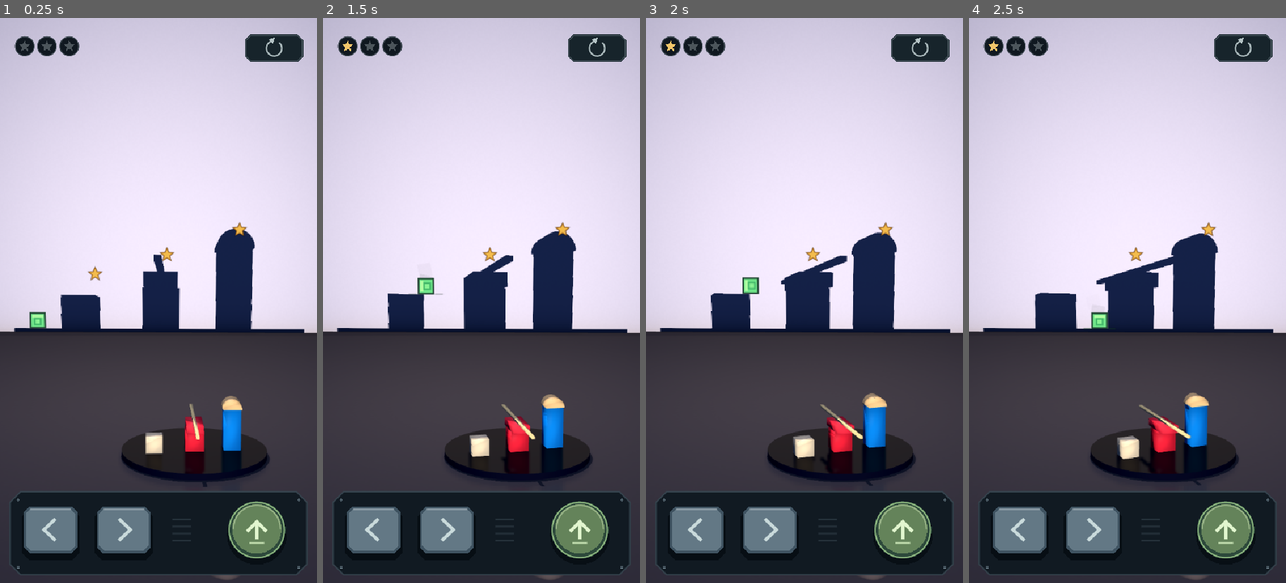
Above: before the commit, frames 1-4 (left to right).
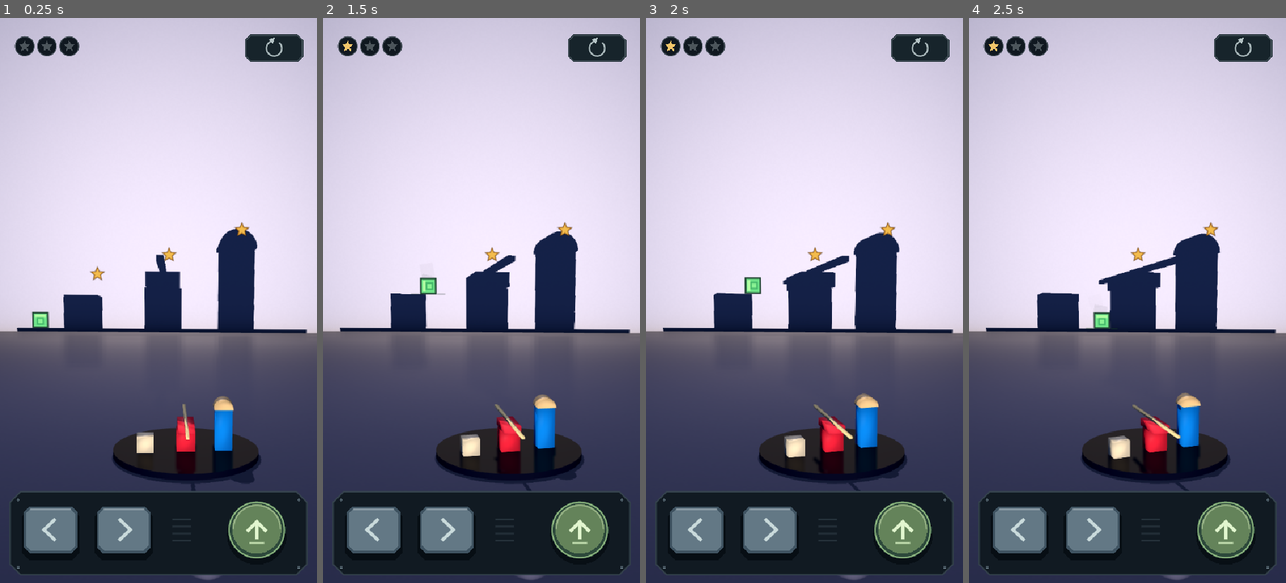
Above: after the commit, the same moments.

Repository: ManuScript07/chiken-jump
Game: Godot game, scene res://scenes/main.tscn
Two runs of this game, one before a commit and one after it. Both use one fixed random seed, a clock stepped at 60 frames per second and the inputs below.
Inputs (mouse positions are in pixels of both pictures, inside the frame that each line leads up to):
- Up to frame 1 (0.25 s): no input
- Up to frame 2 (1.5 s): tap Enter at 0.5, 0.6 s; move the mouse to (551, 272) at 0.52 s; hold D 0.53-1.25 s; click (551, 272) at 0.67 s; tap Space at 0.77, 1.07 s; drag from (418, 328) to (465, 413) at 1.27 s
- Up to frame 3 (2 s): no input
- Up to frame 4 (2.5 s): move the mouse to (1159, 176) at 2.02 s; hold D from 2.03 s (still down); tap Enter at 2.1 s

The runs differ from the first frame. In frame 1, 17% of the frame differs, in the area x 0-100%, y 36-100%; in frame 2, 17%; in frame 3, 18%; in frame 4, 18%.

Commit message:
Connect wall and floor lighting with soft reflected silhouettes

Diff:
--- a/scripts/disk_diorama.gd
+++ b/scripts/disk_diorama.gd
@@ -74,14 +74,14 @@
 	camera = Camera3D.new()
 	camera.projection = Camera3D.PROJECTION_PERSPECTIVE
 	camera.fov = 38.0
-	camera.position = Vector3(0.45,4.0,19.0)
+	camera.position = Vector3(0.8,4.0,19.0)
 	world.add_child(camera)
 	camera.look_at(Vector3(0,1.3,-0.5),Vector3.UP)
 	camera.current = true
 
 func _build_room(world: Node3D) -> void:
 	# The wall and floor share a real junction, rather than a framed screen.
-	room_floor = _box(world,Vector3(0,DESIGN.FLOOR_Y-0.08,16),Vector3(80,0.16,40),_room_material(Color("847c74"),0.43,true))
+	room_floor = _box(world,Vector3(0,DESIGN.FLOOR_Y-0.08,16),Vector3(80,0.16,40),_room_material(Color("807d82"),0.52,true))
 	room_floor.name = "Floor"
 	room_floor.layers = 2
 	room_floor.cast_shadow = GeometryInstance3D.SHADOW_CASTING_SETTING_OFF
@@ -144,7 +144,7 @@
 	# Broad bounced room light illuminates the floor without exposing a spotlight cone.
 	var floor_light := OmniLight3D.new()
 	floor_light.name = "FloorBounce"
-	floor_light.position = Vector3(0,5,4)
+	floor_light.position = Vector3(0,5,1.5)
 	floor_light.light_color = Color("d3ccda")
 	floor_light.light_energy = 0.85
 	floor_light.omni_range = 24.0
@@ -164,11 +164,17 @@
 	var floor_sources: Array[MeshInstance3D] = piece_nodes.duplicate()
 	floor_sources.append(room_wall)
 	floor_sources.append(disk_surface)
-	var floor_texture := floor_reflection.setup(camera,DESIGN.FLOOR_Y,floor_sources,disk_surface)
+	var floor_texture := floor_reflection.setup(camera,DESIGN.FLOOR_Y,floor_sources,disk_surface,true)
 	var floor_material := room_floor.material_override as ShaderMaterial
 	floor_material.set_shader_parameter("reflection_texture",floor_texture)
-	floor_material.set_shader_parameter("reflection_strength",0.26)
-	floor_material.set_shader_parameter("reflection_blur",1.8)
+	floor_material.set_shader_parameter("reflection_strength",0.3)
+	floor_material.set_shader_parameter("reflection_blur",2.4)
+	floor_material.set_shader_parameter("reflection_fade_distance",3.5)
+	# A low-cost diffuse approximation complements the physically mirrored wall.
+	floor_material.set_shader_parameter("wall_bounce_color",key_light.light_color)
+	floor_material.set_shader_parameter("wall_bounce_strength",key_light.light_energy*1.5)
+	floor_material.set_shader_parameter("wall_bounce_height",4.5)
+	floor_material.set_shader_parameter("wall_bounce_width",7.0)
 	disk_reflection = PlanarReflection.new()
 	disk_reflection.name = "DiskReflection"
 	add_child(disk_reflection)
--- a/scripts/planar_reflection.gd
+++ b/scripts/planar_reflection.gd
@@ -9,21 +9,25 @@
 var sources: Array[MeshInstance3D] = []
 var proxies: Array[MeshInstance3D] = []
 var plain_disk: MeshInstance3D
+var captures_shadows := false
 
 # An isolated capture world prevents reflective surfaces from sampling themselves.
 # Meshes and materials are shared; only instance transforms are copied each frame.
-func setup(source: Camera3D, height: float, captured: Array[MeshInstance3D], disk: MeshInstance3D = null) -> ViewportTexture:
+func setup(source: Camera3D, height: float, captured: Array[MeshInstance3D], disk: MeshInstance3D = null, reflect_shadows: bool = false) -> ViewportTexture:
 	source_camera = source
 	plane_height = height
 	sources = captured
 	plain_disk = disk
+	captures_shadows = reflect_shadows
 	process_priority = -100
 	viewport = SubViewport.new()
 	viewport.name = "Capture"
 	viewport.size = CAPTURE_SIZE
 	viewport.own_world_3d = true
 	viewport.transparent_bg = true
-	viewport.positional_shadow_atlas_size = 0
+	# Only the floor capture needs the wall silhouette; its atlas is deliberately small.
+	viewport.positional_shadow_atlas_size = 1024 if captures_shadows else 0
+	viewport.positional_shadow_atlas_quad_0 = Viewport.SHADOW_ATLAS_QUADRANT_SUBDIV_1
 	viewport.render_target_update_mode = SubViewport.UPDATE_ALWAYS
 	add_child(viewport)
 	var world := Node3D.new()
@@ -35,12 +39,13 @@
 	for child in source.get_parent().get_children():
 		if child is Light3D:
 			var light := child.duplicate() as Light3D
-			light.shadow_enabled = false
+			light.shadow_enabled = captures_shadows and child is SpotLight3D and child.shadow_enabled
 			world.add_child(light)
 	for object in sources:
 		var proxy := MeshInstance3D.new()
 		proxy.mesh = object.mesh
 		proxy.layers = object.layers
+		proxy.cast_shadow = object.cast_shadow
 		proxy.material_override = object.material_override
 		if object == plain_disk:
 			var matte := StandardMaterial3D.new()
@@ -68,6 +73,7 @@
 			continue
 		proxies[i].global_transform = sources[i].global_transform
 		proxies[i].visible = sources[i].is_visible_in_tree()
+		proxies[i].cast_shadow = sources[i].cast_shadow
 		if proxies[i].mesh != sources[i].mesh:
 			proxies[i].mesh = sources[i].mesh
 		if sources[i] != plain_disk and proxies[i].material_override != sources[i].material_override:
--- a/shaders/room_surface.gdshader
+++ b/shaders/room_surface.gdshader
@@ -11,6 +11,12 @@
 uniform sampler2D reflection_texture : source_color,filter_linear,repeat_disable;
 uniform float reflection_strength : hint_range(0.0,1.0) = 0.0;
 uniform float reflection_blur : hint_range(0.0,5.0) = 1.0;
+uniform float reflection_fade_distance : hint_range(0.0,20.0) = 0.0;
+// Diffuse wall bounce is a finite-height strip approximation, in world units.
+uniform vec4 wall_bounce_color : source_color = vec4(1.0,0.94,0.86,1.0);
+uniform float wall_bounce_strength : hint_range(0.0,2.0) = 0.0;
+uniform float wall_bounce_height : hint_range(0.1,10.0) = 3.0;
+uniform float wall_bounce_width : hint_range(0.1,20.0) = 7.0;
 varying vec3 world_position;
 varying vec3 world_normal;
 
@@ -36,6 +42,13 @@
 	float distance_to_corner = floor_surface ? max(world_position.z-wall_depth,0.0) : max(world_position.y-floor_height,0.0);
 	AO = 1.0-corner_strength*exp(-distance_to_corner/corner_radius);
 	AO_LIGHT_AFFECT = 0.15;
+	float top_face = smoothstep(0.8,0.98,normalize(world_normal).y);
+	float floor_distance = max(world_position.z-wall_depth,0.0);
+	// Integrating a diffuse vertical strip gives 0.5*(1-d/sqrt(d*d+h*h)).
+	// It spreads over a physical distance, instead of painting a screen-space seam.
+	float strip_irradiance = 0.5*(1.0-floor_distance/sqrt(floor_distance*floor_distance+wall_bounce_height*wall_bounce_height));
+	float lateral_falloff = exp(-pow(world_position.x/wall_bounce_width,2.0));
+	EMISSION = ALBEDO*wall_bounce_color.rgb*wall_bounce_strength*strip_irradiance*lateral_falloff*top_face;
 	if (reflection_strength>0.0) {
 		// Mirror the vertical texture axis after reflecting the camera plane.
 		vec2 uv = vec2(SCREEN_UV.x,1.0-SCREEN_UV.y);
@@ -49,16 +62,17 @@
 			}
 		}
 		float fresnel = pow(1.0-max(dot(normalize(NORMAL),normalize(VIEW)),0.0),5.0);
-		float top_face = smoothstep(0.8,0.98,normalize(world_normal).y);
-		float amount = reflection_strength*mix(0.35,1.0,fresnel)*top_face;
+		float distance_fade = reflection_fade_distance>0.0 ? exp(-floor_distance/reflection_fade_distance) : 1.0;
+		float amount = reflection_strength*mix(0.35,1.0,fresnel)*top_face*distance_fade;
 		ALBEDO *= 1.0-amount*reflected.a;
-		EMISSION = reflected.rgb*amount;
+		EMISSION = EMISSION*(1.0-amount*reflected.a)+reflected.rgb*amount;
 	}
 }
 
 void light() {
 	float cosine = max(dot(NORMAL,LIGHT),0.0);
-	// Matte floor response keeps the grazing key light below the broad room fill.
-	float grazing_response = floor_surface ? smoothstep(0.03,0.3,cosine) : 1.0;
-	DIFFUSE_LIGHT += ALBEDO*LIGHT_COLOR*ATTENUATION*cosine*grazing_response;
+	// Rough surfaces retain a small grazing response, without a discontinuous cutoff.
+	// The broad wall bounce supplies most of the indirect floor illumination.
+	float rough_grazing = floor_surface ? mix(0.12,1.0,smoothstep(0.0,0.3,cosine)) : 1.0;
+	DIFFUSE_LIGHT += ALBEDO*LIGHT_COLOR*ATTENUATION*cosine*rough_grazing;
 }
--- /dev/null
+++ b/tests/corner_lighting_tests.gd
@@ -0,0 +1,94 @@
+class_name CornerLightingTests
+extends SceneTree
+
+const DESIGN = preload("res://scripts/level_design.gd")
+var failures := 0
+var level: ChickenLevel
+
+func _initialize() -> void:
+	call_deferred("_run")
+
+func check(value: bool, message: String) -> void:
+	if value:
+		print("PASS: ",message)
+	else:
+		failures += 1
+		printerr("FAIL: ",message)
+
+func settle() -> void:
+	for i in 8:
+		await RenderingServer.frame_post_draw
+
+func luminance(color: Color) -> float:
+	return color.r*0.2126+color.g*0.7152+color.b*0.0722
+
+func sample(frame: Image, point: Vector3) -> float:
+	var pixel := Vector2i(level.diorama.camera.unproject_position(point))
+	var result := 0.0
+	for y in range(-2,3):
+		for x in range(-2,3):
+			result += luminance(frame.get_pixelv(pixel+Vector2i(x,y)))
+	return result/25.0
+
+func _run() -> void:
+	level = load("res://scenes/main.tscn").instantiate()
+	root.add_child(level)
+	await process_frame
+	level.field.running = false
+	level.player.enabled = false
+	var surface := level.diorama.room_floor.material_override as ShaderMaterial
+	var reflection_strength: float = surface.get_shader_parameter("reflection_strength")
+	var bounce_strength: float = surface.get_shader_parameter("wall_bounce_strength")
+	surface.set_shader_parameter("reflection_strength",0.0)
+	await settle()
+	var lit := root.get_texture().get_image()
+	surface.set_shader_parameter("wall_bounce_strength",0.0)
+	await settle()
+	var no_bounce := root.get_texture().get_image()
+	# Compare rendered light contribution, not just material settings or light masks.
+	var near_corner := Vector3(-1.8,DESIGN.FLOOR_Y,DESIGN.WALL_Z+0.5)
+	var foreground := Vector3(-1.8,DESIGN.FLOOR_Y,DESIGN.WALL_Z+7.0)
+	var near_value := sample(lit,near_corner)
+	var far_value := sample(lit,foreground)
+	var near_bounce := near_value-sample(no_bounce,near_corner)
+	var far_bounce := far_value-sample(no_bounce,foreground)
+	check(near_value-far_value>0.1,"floor illumination falls broadly from the lit wall toward the viewer")
+	check(near_bounce>0.12 and far_bounce<near_bounce*0.25,"wall bounce has a measurable local contribution and decays with distance")
+	var wall_value := sample(lit,Vector3(-3.0,1.0,DESIGN.WALL_Z))
+	check(wall_value-near_value>0.1,"the two planes remain distinguishable across the corner")
+	var largest_step := 0.0
+	var previous := near_value
+	var reversals := 0
+	for i in range(1,45):
+		var depth := 0.5+float(i)*0.15
+		var value := sample(lit,Vector3(-1.8,DESIGN.FLOOR_Y,DESIGN.WALL_Z+depth))
+		largest_step = maxf(largest_step,absf(value-previous))
+		if value-previous>0.008:
+			reversals += 1
+		previous = value
+	check(largest_step<0.035 and reversals==0,"the floor gradient has no abrupt bands or isolated glowing strip")
+	print("Wall-to-foreground floor luminance: ",near_value," -> ",far_value,"; largest step: ",largest_step)
+	surface.set_shader_parameter("wall_bounce_strength",bounce_strength)
+	surface.set_shader_parameter("reflection_strength",reflection_strength)
+	var capture := level.diorama.floor_reflection
+	var reflected_light := capture.viewport.get_child(0).get_node("SideLight") as SpotLight3D
+	check(capture.captures_shadows and reflected_light.shadow_enabled,"floor capture includes the physical wall shadow")
+	for angle in [0.0,PI/4.0,PI/2.0]:
+		level.field.angle = angle
+		level.field.update_projection(true)
+		await settle()
+		var baseline := root.get_texture().get_image()
+		reflected_light.shadow_enabled = false
+		await settle()
+		var clear := root.get_texture().get_image()
+		var wall_shadow := DESIGN.canvas_to_wall(DESIGN.project_point(DESIGN.pieces()[0].center,angle))
+		var mirrored_eye := capture.mirror_camera.global_position
+		var factor := (DESIGN.FLOOR_Y-mirrored_eye.y)/(wall_shadow.y-mirrored_eye.y)
+		var on_floor := mirrored_eye.lerp(wall_shadow,factor)
+		var difference := sample(clear,on_floor)-sample(baseline,on_floor)
+		print("Reflected wall silhouette phase ",rad_to_deg(angle)," contrast=",difference," pixel=",level.diorama.camera.unproject_position(on_floor))
+		check(difference>0.004,"the wall silhouette continues onto the floor in perspective")
+		check(difference<0.15,"floor silhouette remains weaker than the primary wall shadow")
+		reflected_light.shadow_enabled = true
+	print("RESULT: ",failures," failures")
+	quit(0 if failures==0 else 1)
--- a/tests/room_render_tests.gd
+++ b/tests/room_render_tests.gd
@@ -29,6 +29,16 @@
 	await process_frame
 	level.field.running = false
 	level.player.enabled = false
+	# Inspect the light footprint without legitimate prop shadows crossing the sample rows.
+	level.diorama.rotor.visible = false
+	for i in 8:
+		await RenderingServer.frame_post_draw
+	var empty_room := root.get_texture().get_image()
+	var floor_is_smooth := true
+	for y in range(550,801,20):
+		floor_is_smooth = floor_is_smooth and row_max_jump(empty_room,y)<0.04
+	check(floor_is_smooth,"unobstructed floor has no exposed spotlight edge")
+	level.diorama.rotor.visible = true
 	for angle in [0.0,PI/4.0,PI/2.0]:
 		level.field.angle = angle
 		level.field.update_projection(true)
@@ -36,7 +46,6 @@
 			await RenderingServer.frame_post_draw
 		var frame := root.get_texture().get_image()
 		check(row_max_jump(frame,250)<0.04,"wall has no shadow-acne stripes at phase %.0f" % rad_to_deg(angle))
-		check(row_max_jump(frame,800)<0.04,"floor has no exposed spotlight edge at phase %.0f" % rad_to_deg(angle))
 		check(luminance(frame.get_pixel(70,300))-luminance(frame.get_pixel(70,730))>0.15,"floor and wall retain distinct lighting at phase %.0f" % rad_to_deg(angle))
 		# A known interior point of the beige cube's real shadow, away from edges.
 		var canvas_point := DESIGN.project_point(DESIGN.pieces()[0].center,angle)
--- a/tests/room_surface_tests.gd
+++ b/tests/room_surface_tests.gd
@@ -39,6 +39,7 @@
 	var floor_material := level.diorama.room_floor.material_override as ShaderMaterial
 	var wall_material := level.diorama.room_wall.material_override as ShaderMaterial
 	var disk_material := level.diorama.disk_surface.material_override as ShaderMaterial
+	var floor_reflection_strength: float = floor_material.get_shader_parameter("reflection_strength")
 	check((level.diorama.key_light.light_cull_mask & level.diorama.room_floor.layers)!=0 and (level.diorama.key_light.light_cull_mask & level.diorama.room_wall.layers)!=0,"one key source illuminates both the floor and wall")
 	var previous := PackedByteArray()
 	for angle in [0.0,PI/4.0,PI/2.0]:
@@ -74,7 +75,7 @@
 		floor_material.set_shader_parameter("reflection_strength",0.0)
 		await settle()
 		check(changed_pixels(baseline,root.get_texture().get_image(),Rect2i(0,535,540,270))>20,"floor reflection contributes to the final image")
-		floor_material.set_shader_parameter("reflection_strength",0.26)
+		floor_material.set_shader_parameter("reflection_strength",floor_reflection_strength)
 		disk_material.set_shader_parameter("reflection_strength",0.0)
 		await settle()
 		check(changed_pixels(baseline,root.get_texture().get_image(),Rect2i(150,620,330,180))>40,"disk reflection contributes to the final image")
Not shown, added: tests/corner_lighting_tests.gd.uid
